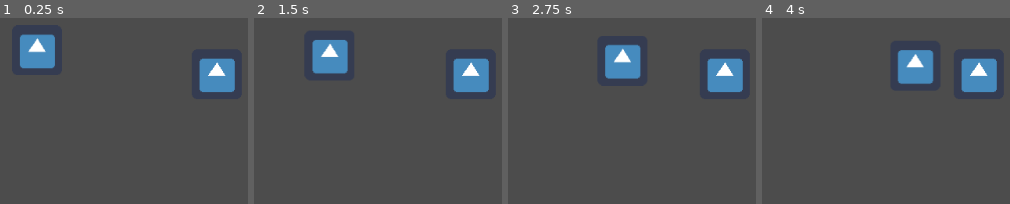
Above: before the commit, frames 1-4 (left to right).
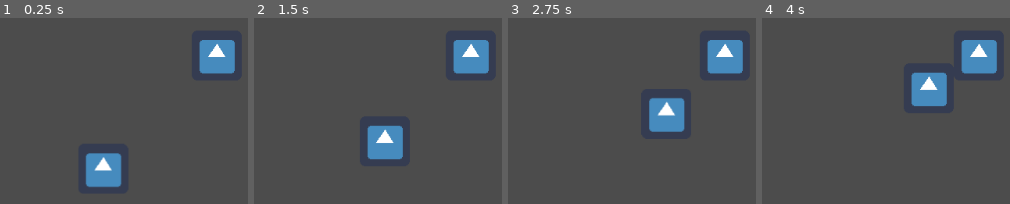
Above: after the commit, the same moments.

Repository: Zerotodeath/Side-game
Game: Godot game, scene res://test.tscn
Two runs of this game, one before a commit and one after it. Both use one fixed random seed, a clock stepped at 60 frames per second and the inputs below. The engine's default icon, where the game draws it, is replaced by a stand-in: a white triangle on a blue panel in a dark square.
Inputs:
- Up to frame 1 (0.25 s): no input
- Up to frame 2 (1.5 s): no input
- Up to frame 3 (2.75 s): no input
- Up to frame 4 (4 s): no input

The runs differ from the first frame. In frame 1, 8.5% of the frame differs, in the area x 8-95%, y 8-91%; in frame 2, 8.5%; in frame 3, 8.4%; in frame 4, 7.5%.

Commit message:
Made it work

Diff:
--- a/Side game/AI_one.gd
+++ b/Side game/AI_one.gd
@@ -5,6 +5,8 @@
 
 var run_speed = 40
 var velocity = Vector2.ZERO
+var emeny
+
 
 onready var In_area = $Area2D.get_overlapping_areas()
 var can_chase = true
@@ -14,15 +16,18 @@
 
 
 func _physics_process(delta):
-	print(can_chase)
-	for area in In_area:
-		if area == "Area2D":
-			if is_in_group("AI"):
-				can_chase = true
-		else:
-			can_chase = false
+
+	if emeny != null:
+		velocity = position.direction_to(emeny.global_position) * run_speed
+	velocity = move_and_slide(velocity)
 
 
-	if can_chase == true:
-		velocity = position.direction_to(A2.position) * run_speed
-	velocity = move_and_slide(velocity)
+
+func _on_Area2D_area_entered(area):
+	emeny = area.get_parent()
+	can_chase = true
+
+
+func _on_Area2D_area_exited(area):
+	can_chase = false
+	emeny = null
--- a/Side game/test.tscn
+++ b/Side game/test.tscn
@@ -1,8 +1,7 @@
-[gd_scene load_steps=6 format=2]
+[gd_scene load_steps=5 format=2]
 
 [ext_resource path="res://icon.png" type="Texture" id=1]
 [ext_resource path="res://AI_one.gd" type="Script" id=2]
-[ext_resource path="res://AI 2.gd" type="Script" id=3]
 
 [sub_resource type="RectangleShape2D" id=1]
 extents = Vector2( 32, 32 )
@@ -18,7 +17,7 @@
 [node name="AI 1" type="KinematicBody2D" parent="." groups=[
 "AI",
 ]]
-position = Vector2( 328, 176 )
+position = Vector2( 416, 336 )
 script = ExtResource( 2 )
 __meta__ = {
 "_edit_group_": true
@@ -38,8 +37,8 @@
 [node name="AI 2" type="KinematicBody2D" parent="." groups=[
 "AI",
 ]]
-position = Vector2( 568, 208 )
-script = ExtResource( 3 )
+position = Vector2( 568, 184 )
+script = ExtResource( 2 )
 __meta__ = {
 "_edit_group_": true
 }
@@ -50,7 +49,11 @@
 [node name="CollisionShape2D" type="CollisionShape2D" parent="AI 2"]
 shape = SubResource( 1 )
 
-[node name="Area2D" type="Area2D" parent="AI 2"]
+[node name="Area2D" type="Area2D" parent="AI 2" groups=[
+"AI",
+]]
 
 [node name="CollisionShape2D" type="CollisionShape2D" parent="AI 2/Area2D"]
 shape = SubResource( 2 )
+[connection signal="area_entered" from="AI 1/Area2D" to="AI 1" method="_on_Area2D_area_entered"]
+[connection signal="area_exited" from="AI 1/Area2D" to="AI 1" method="_on_Area2D_area_exited"]
